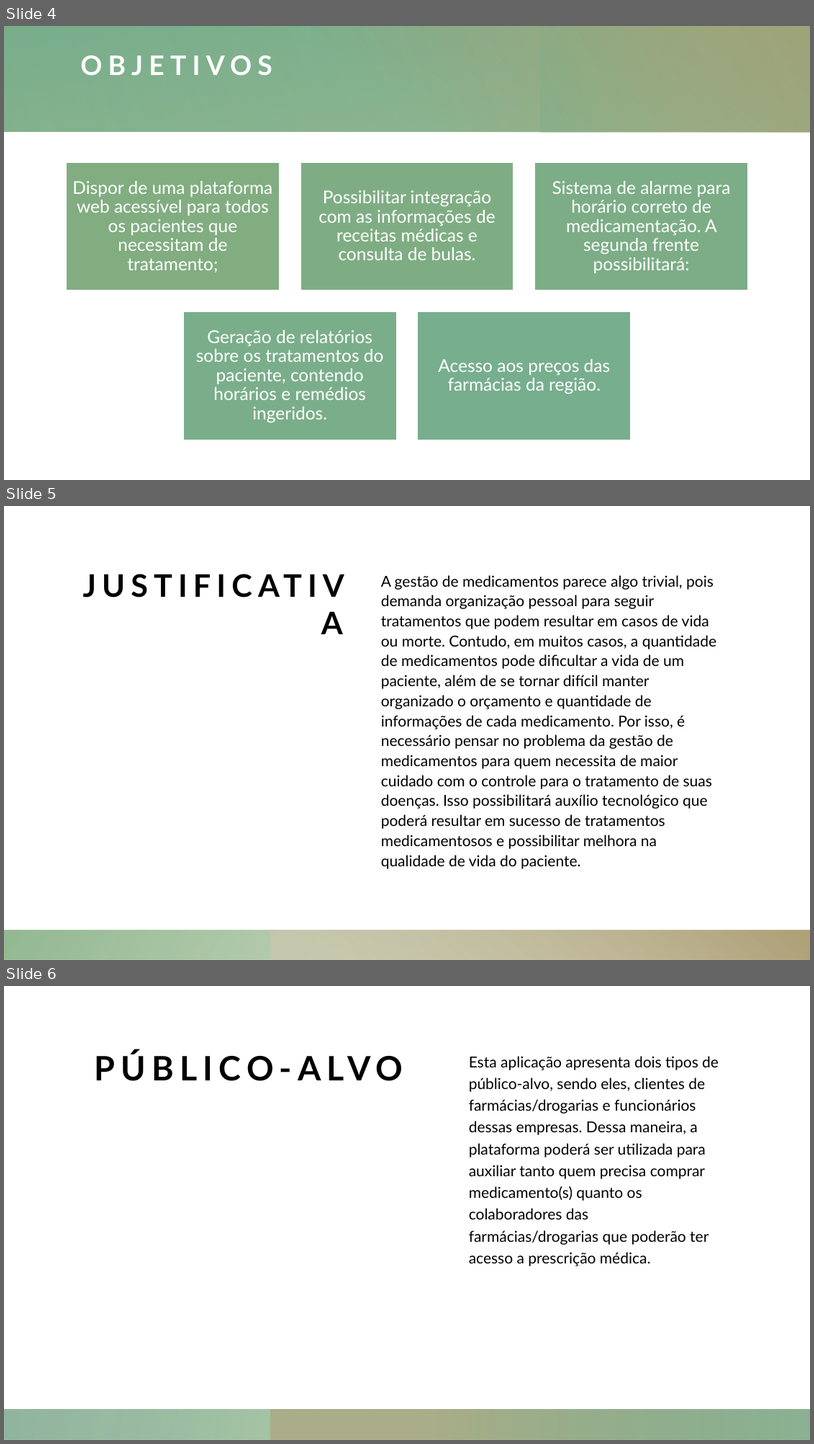
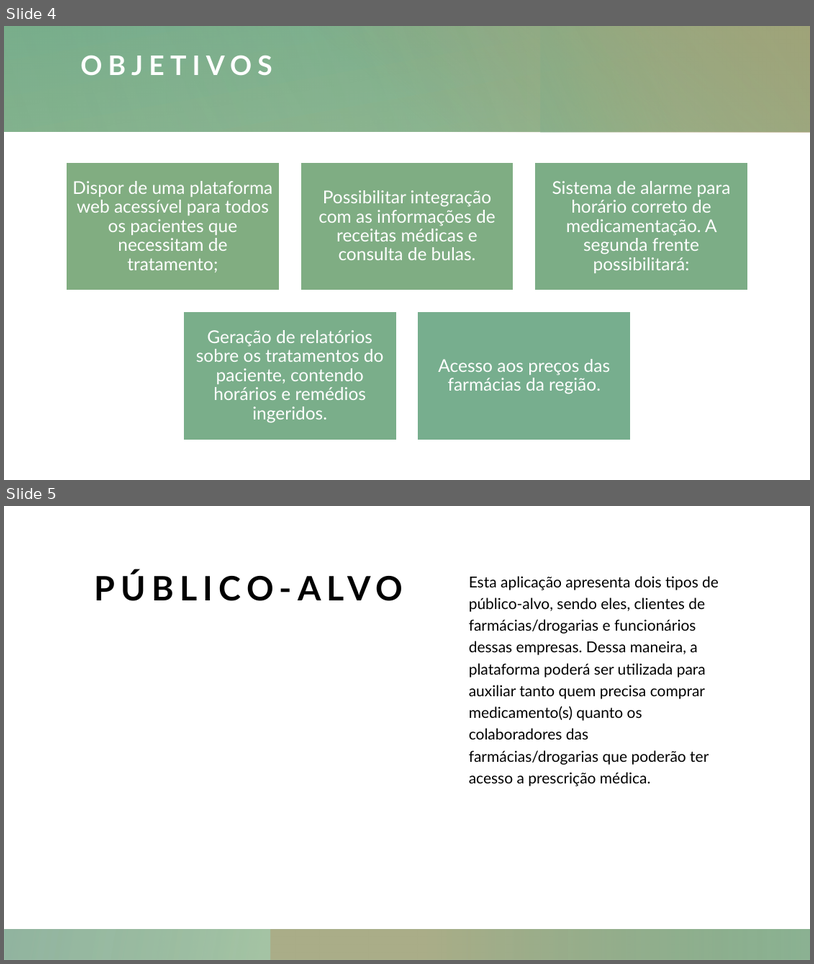
Before and after one commit to ICEI-PUC-Minas-PMV-ADS/pmv-ads-2021-2-e2-proj-int-t1-t1-grupo-1, a slide deck: presentation/Minha Saúde.pptx. Shown one above the other, each under a label of ours: slides 4, 5 and 6 before the commit, slides 4 and 5 after it. The pictures are 814x1444 and 814x964 pixels, drawn with LibreOffice and Linux fonts; fonts in the diff are those of the drawing. Boxes give left, top, right and bottom in pixels: in the first picture for what was removed or moved away, otherwise in the second. Text is boxed around its words. In the diff, an @@ line names an element or a change of style, - is before the commit and + after.

```diff
--- a/presentation/Minha Saúde.pptx
+++ b/presentation/Minha Saúde.pptx
@@ slide 5 removed at [4,506,810,960], background #FFFFFF; not listed: 2 template elements that a slide beside it also shows @@
@@ rectangle removed at [4,506,810,960] @@
@@ title removed at [79,566,349,829] @@
-JUSTIFICATIVA
@@ text removed at [381,575,717,869] @@
-A gestão de medicamentos parece algo trivial, pois demanda organização pessoal para seguir tratamentos que podem resultar em casos de vida ou morte. Contudo, em muitos casos, a quantidade de medicamentos pode dificultar a vida de um paciente, além de se tornar difícil manter organizado o orçamento e quantidade de informações de cada medicamento. Por isso, é necessário pensar no problema da gestão de medicamentos para quem necessita de maior cuidado com o controle para o tratamento de suas doenças. Isso possibilitará auxílio tecnológico que poderá resultar em sucesso de tratamentos medicamentosos e possibilitar melhora na qualidade de vida do paciente.
@@ rectangle removed at [4,930,810,960] @@
@@ rectangle removed at [271,930,810,960] @@
@@ what was slide 6 is now slide 5 @@
```
Also in this commit, not shown: 3 slides changed, 2 slides added, 1 other slide removed.
